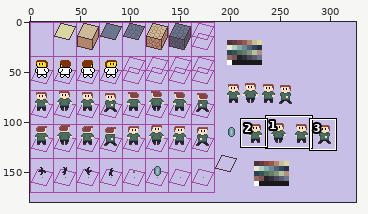
File history of a sprite sheet, images/tilesRaw.png. Above, an overview of the earlier version with the close-up marked.
Close-up. The starting point:
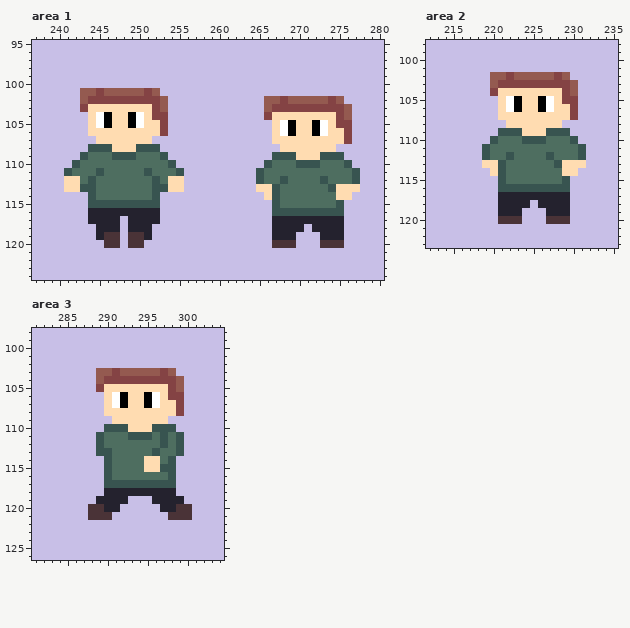
The file is 326x180 pixels. Shown: area 1: x 237..280, y 95..124; area 2: x 212..235, y 98..123; area 3: x 281..304, y 98..126. The commit also changed other parts of the picture, which this record leaves out.
After the commit:
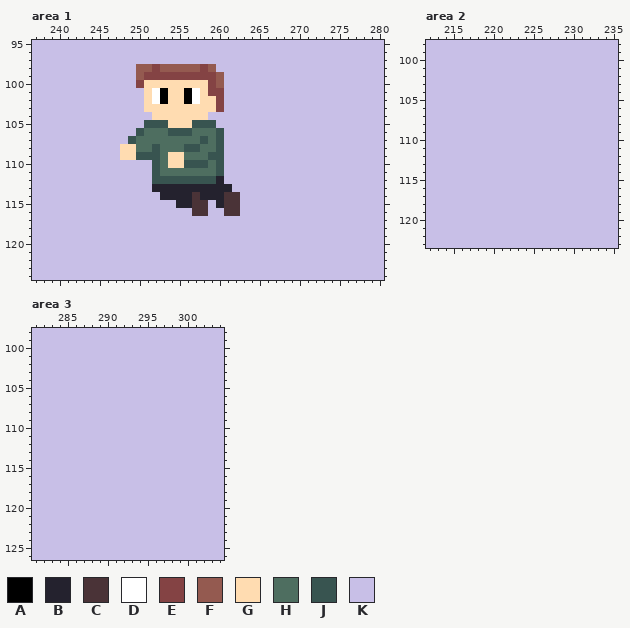
Palette (. is transparent): A #000000  B #24222e  C #4a3337  D #ffffff  E #844344  F #945a50  G #ffdcb1  H #4e6e60  J #385450  K #c8bfe7
The edit:
Changed rows in their new state; - is an unchanged pixel.
Area 1:
first column x 241:
 98 ---------FFEFFFFFEF------------------
 99 ---------FEEEEEEEEEF-----------------
100 ---------EGGGGGGGGEF-----------------
101 --KKKKKKKKGDAGGADGEE-----------------
102 --KKKKKKKKGDAGGADGGE-----KKKKKKKKKK--
103 --KKKKKKKK-GGGGGGGGE-----KKKKKKKKKKK-
104 ---KKKKKKKKGGGGGGG-------KKKKKKKKKKK-
105 ---KKKKKKKJJJGGGJJJ-------KKKKKKKKKK-
106 ---KKKKKKJHHHJJJHHHJ------KKKKKKKKKK-
107 ----KKKKJHHHHHHHHJHJ------KKKKKKKKKK-
108 ---KKKK--HH-HHHJJHHJ-------KKKKKKK---
109 --KKKKKGGJJJHGGHHHJJ------KKKKKKKKK--
110 -KKKKKKKKKKJ-GGJJJHJ-----KKKKKKKKKKK-
111 KKKKKKKKKKKJ--HHHHHJ----KKKKKKKKKKKKK
112 KKKKKKKKKKK-JJJJJJJB----KKKKKKKKKKKKK
113 KKKKKKKKKKKBBBBBBBBBB---KKKKKKKKKKKKK
114 ---KKKKKKKKKBBBBCBBBCC---KKKKKKKKKKK-
115 ---KKKKKKKKK--BBCC-BCC----KKKKKKKKK--
116 ---KKKKKKKKK----CC--CC----KKKKKKKKK--
117 ---KKKK-KKKK--------------KKKKKKKKK--
118 ----KKK-KKK---------------KKKK-KKKK--
119 ----KKK-KKK---------------KKK---KKK--
120 -----KK-KK----------------KKK---KKK--
Area 2:
first column x 219:
102 -KKKKKKKKKK--
103 -KKKKKKKKKKK-
104 -KKKKKKKKKKK-
105 --KKKKKKKKKK-
106 --KKKKKKKKKK-
107 --KKKKKKKKKK-
108 ---KKKKKKK---
109 --KKKKKKKKK--
110 -KKKKKKKKKKK-
111 KKKKKKKKKKKKK
112 KKKKKKKKKKKKK
113 KKKKKKKKKKKKK
114 -KKKKKKKKKKK-
115 --KKKKKKKKK--
116 --KKKKKKKKK--
117 --KKKKKKKKK--
118 --KKKK-KKKK--
119 --KKK---KKK--
120 --KKK---KKK--
Area 3:
first column x 288:
103 -KKKKKKKKKK--
104 -KKKKKKKKKKK-
105 -KKKKKKKKKKK-
106 --KKKKKKKKKK-
107 --KKKKKKKKKK-
108 --KKKKKKKKKK-
109 ---KKKKKKK---
110 --KKKKKKKKK--
111 -KKKKKKKKKKK-
112 -KKKKKKKKKKK-
113 -KKKKKKKKKKK-
114 --KKKKKKKKK--
115 --KKKKKKKKK--
116 --KKKKKKKKK--
117 --KKKKKKKKK--
118 --KKKKKKKKK--
119 -KKKK---KKKK-
120 KKKK-----KKKK
121 KKK-------KKK
Boxes around the changes in both close-ups, in picture pixels (x1, y1, x2, y2):
changed: (64, 64, 360, 248)
changed: (482, 72, 586, 224)
changed: (88, 368, 192, 520)
